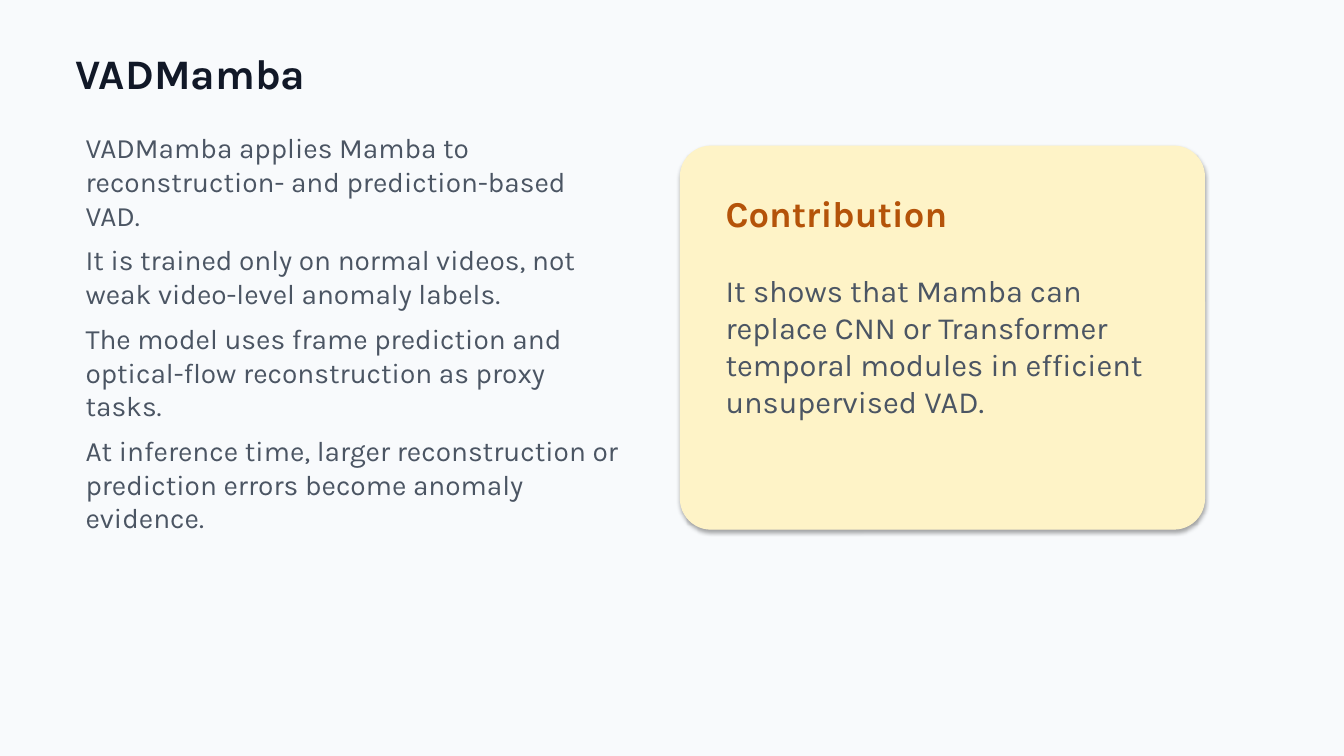
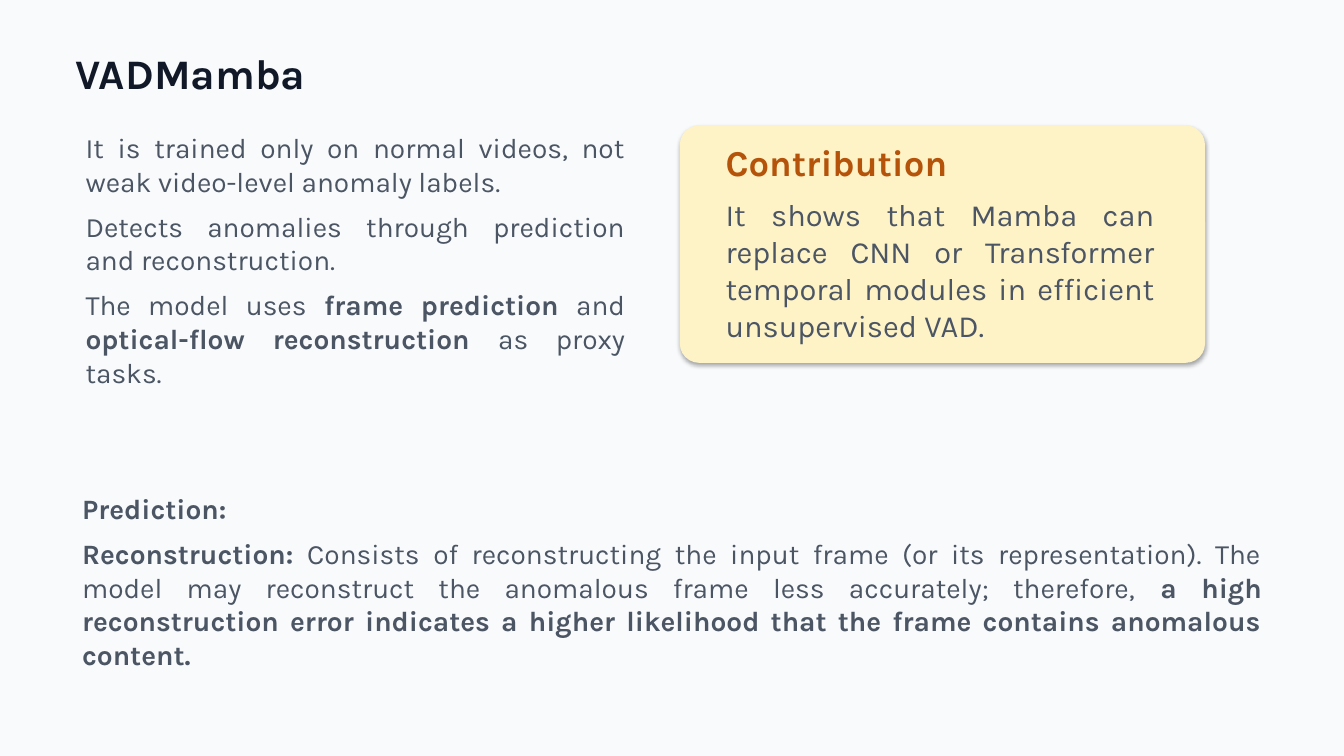
Before and after one commit to zeroxred/research, a slide deck: slide 6 of presentations/06_weekly_summary_mamba_vad_en.pptx. Drawn at 1344x756 pixels with LibreOffice and Linux fonts; fonts in the diff are those of the drawing. Boxes give left, top, right and bottom in pixels: in the first picture for what was removed or moved away, otherwise in the second. Text is boxed around its words. In the diff, an @@ line names an element or a change of style, - is before the commit and + after.

```diff
--- a/presentations/06_weekly_summary_mamba_vad_en.pptx
+++ b/presentations/06_weekly_summary_mamba_vad_en.pptx
@@ text at bbox=[86, 139, 566, 226]: paragraph removed @@
-VADMamba applies Mamba to reconstruction- and prediction-based VAD.
@@ text at bbox=[86, 139, 625, 356]: bold on in "frame prediction optical-flow reconstruction"; alignment left to justified @@
@@ rounded rectangle: place and size @@
-rounded rectangle at bbox=[681, 146, 1205, 529]
+rounded rectangle at bbox=[681, 126, 1205, 362]
@@ text "Contribution": place and size @@
-text "Contribution" at bbox=[726, 201, 948, 228]
+text "Contribution" at bbox=[726, 150, 948, 177]
@@ text "It shows that Mamba can ...": place and size @@
-text "It shows that Mamba can ..." at bbox=[726, 281, 1143, 421]
+text "It shows that Mamba can ..." at bbox=[726, 205, 1154, 345]
@@ text "It shows that Mamba can ..." at bbox=[726, 205, 1154, 345]: alignment left to justified @@
@@ text at bbox=[86, 218, 624, 271]: paragraph added @@
+Detects anomalies through prediction and reconstruction.
@@ text at bbox=[86, 441, 618, 529]: paragraph removed @@
-At inference time, larger reconstruction or prediction errors become anomaly evidence.
@@ text added at bbox=[82, 499, 1261, 638], 20 pt, text #4B5563 @@
+Prediction:
+Reconstruction: Consists of reconstructing the input frame (or its representation). The model may reconstruct the anomalous frame less accurately; therefore, a high reconstruction error indicates a higher likelihood that the frame contains anomalous content.
```
Also in this commit, not shown: 1 other slide changed, 1 other file.
